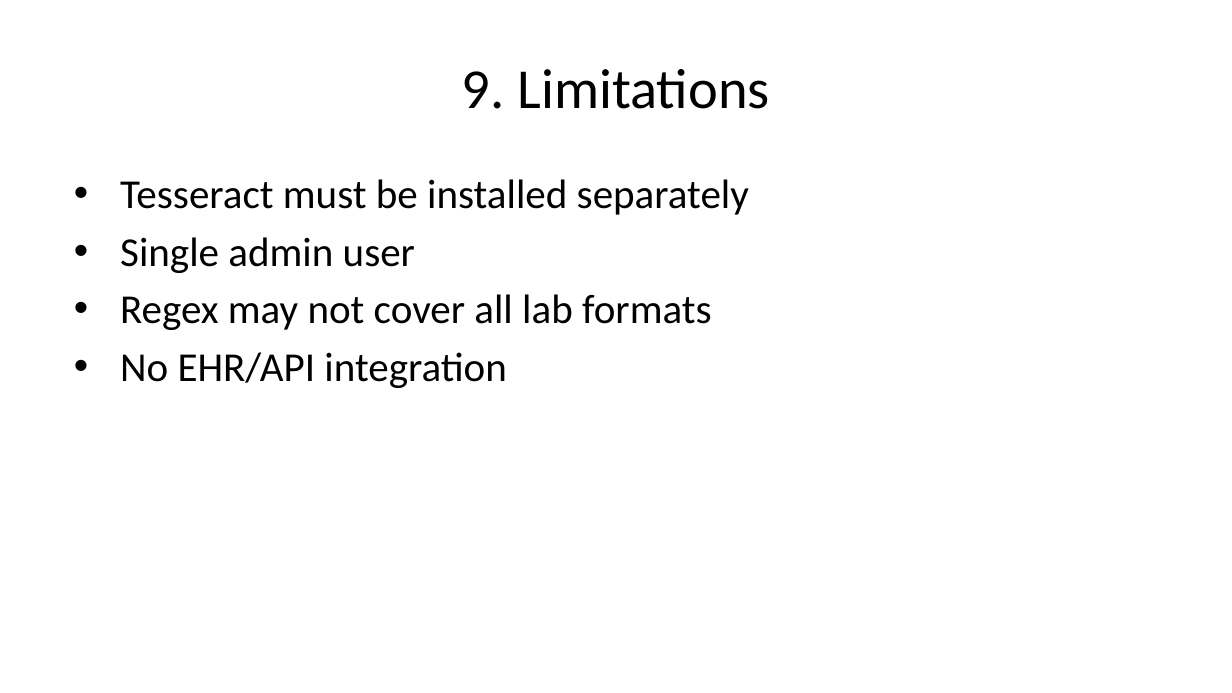
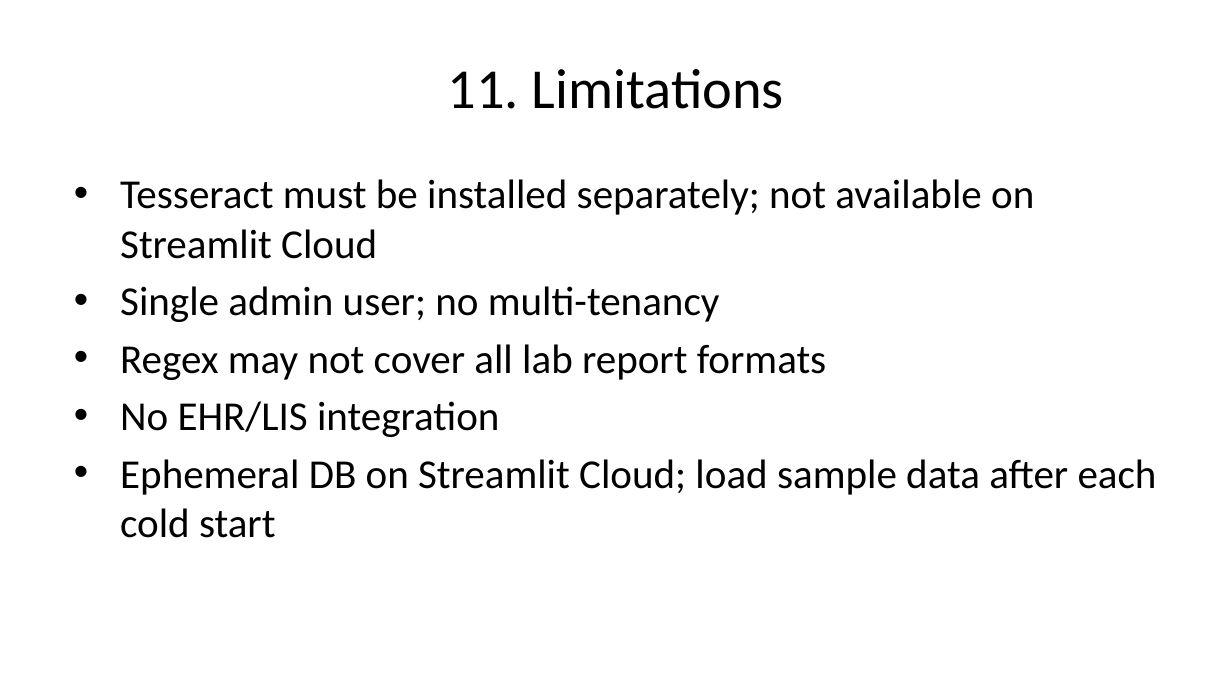
Before and after one commit to itsmehari/MedGuardian, a slide deck: slide 13 of MedGuardian_Presentation.pptx (slide 11 before the commit). Drawn at 1232x693 pixels with LibreOffice and Linux fonts; fonts in the diff are those of the drawing. Boxes give left, top, right and bottom in pixels: in the first picture for what was removed or moved away, otherwise in the second. Text is boxed around its words. In the diff, an @@ line names an element or a change of style, - is before the commit and + after.

```diff
--- a/MedGuardian_Presentation.pptx
+++ b/MedGuardian_Presentation.pptx
@@ title at (448,69,784,109): text changed @@
-9. Limitations
+11. Limitations
@@ text at (120,179,1157,538): text changed @@
-• Tesseract must be installed separately
-• Single admin user
-• Regex may not cover all lab formats
-• No EHR/API integration
+• Tesseract must be installed separately; not available on Streamlit Cloud
+• Single admin user; no multi-tenancy
+• Regex may not cover all lab report formats
+• No EHR/LIS integration
+• Ephemeral DB on Streamlit Cloud; load sample data after each cold start
```
Also in this commit, not shown: 8 other slides changed, 2 slides added, 4 other files.
